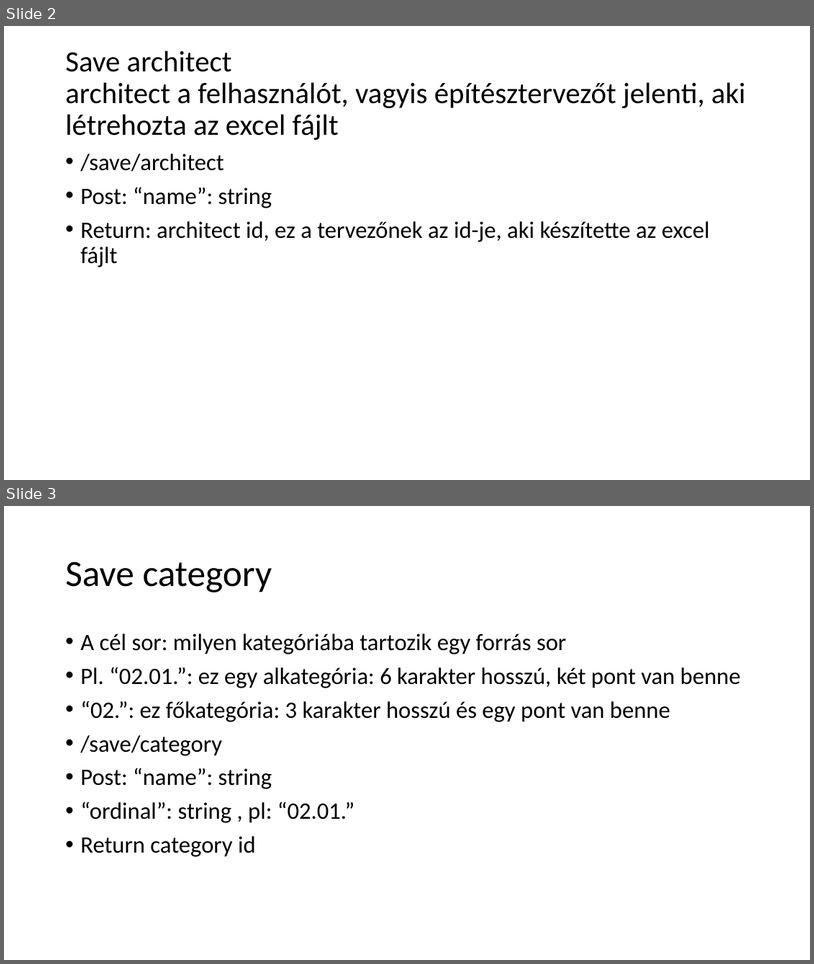
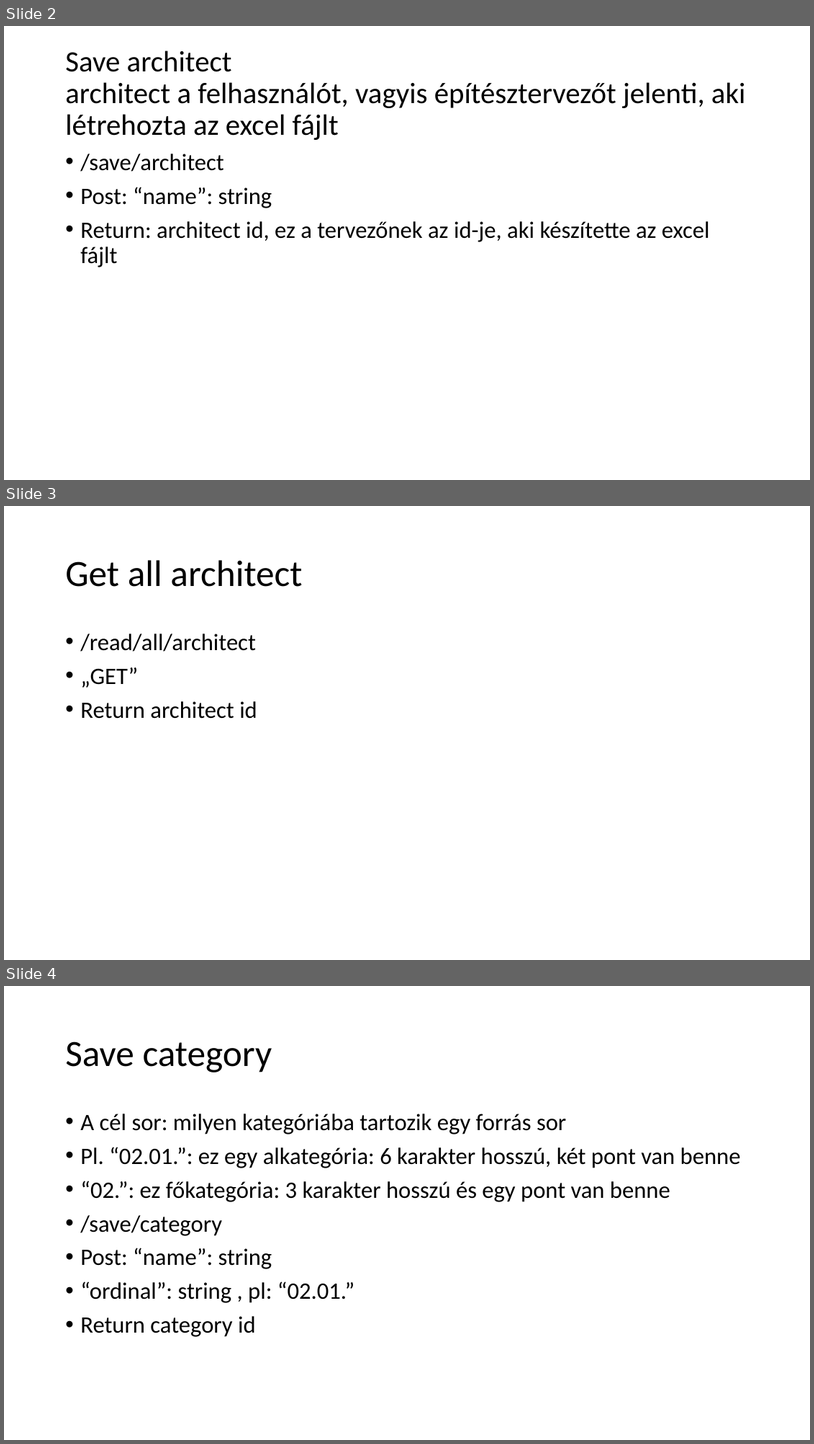
Before and after one commit to ejanos/strabag, a slide deck: python WebAPI.ppt. Shown one above the other, each under a label of ours: slides 2 and 3 before the commit, slides 2, 3 and 4 after it. The pictures are 814x964 and 814x1444 pixels, drawn with LibreOffice and Linux fonts; fonts in the diff are those of the drawing. Boxes give left, top, right and bottom in pixels: in the first picture for what was removed or moved away, otherwise in the second. Text is boxed around its words. In the diff, an @@ line names an element or a change of style, - is before the commit and + after.

Commit message:
get all architect
[fix] endpoint jsonify

```diff
--- a/python WebAPI.ppt
+++ b/python WebAPI.ppt
@@ slide 3 added at (4,506,810,960), background #FFFFFF @@
@@ title added at (65,560,302,587), 44 pt, text #000000 @@
+Get all architect
@@ text added at (80,633,257,718), 28 pt, text #000000 @@
+• /read/all/architect
+• „GET”
+• Return architect id
@@ what was slide 3 is now slide 4 @@
```
Also in this commit, not shown: 2 other files.
